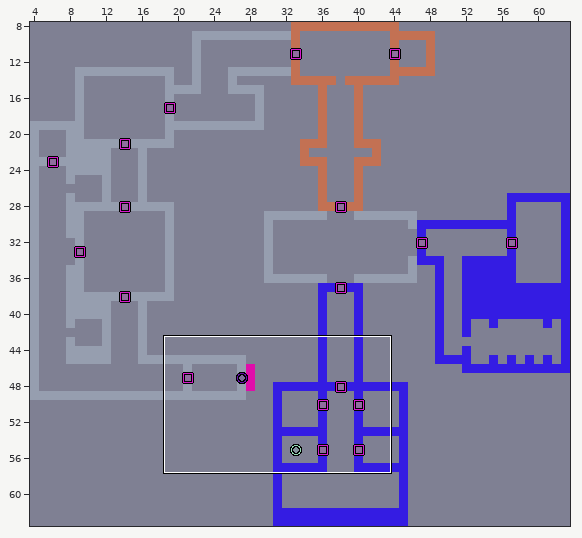
LDtk project: assets/levels/levels.ldtk. Above, an overview of the earlier version with the close-up marked.
Close-up. Earlier state:
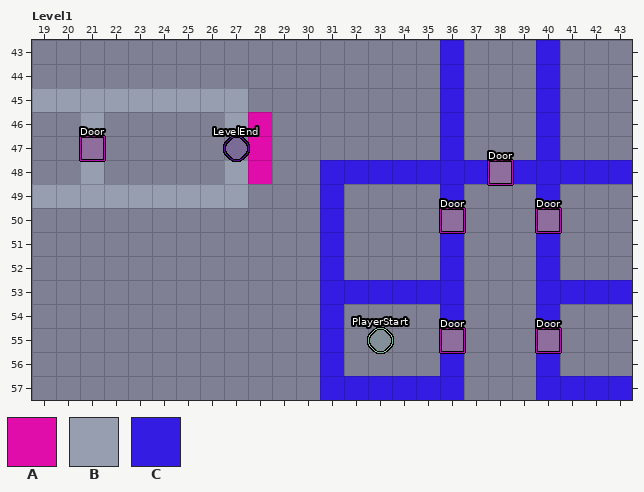
Cells are 16x16 px. Shown: Level1 x 19..43, y 43..57. The commit also changed other parts of the map, which this record leaves out.
Key: from "OneGrid": A 1 "Elevator", B 2 "Stone", C 12 "Blue".
_ is an empty cell.
Objects are placed by their top-left corner, in cells (3,4 is the top-left corner of cell 3,4); size is 1x1 cell unless given.
Layer "OneGrid" before, first column x 19:
43 _________________C___C___
44 _________________C___C___
45 BBBBBBBBB________C___C___
46 __B_____BA_______C___C___
47 _________A_______C___C___
48 __B_____BA__CCCCCCC_CCCCC
49 BBBBBBBBB___C____C___C___
50 ____________C____________
51 ____________C____C___C___
52 ____________C____C___C___
53 ____________CCCCCC___CCCC
54 ____________C____C___C___
55 ____________C____________
56 ____________C____C___C___
57 ____________CCCCCC___CCCC
Objects on layer "Entities" before:
"Door" rectangle at 36,55
"Door" rectangle at 40,55
"Door" rectangle at 40,50
"Door" rectangle at 36,50
"Door" rectangle at 38,48
"Door" rectangle at 21,47
"PlayerStart" ellipse at 33,55
"LevelEnd" ellipse at 27,47
After the commit:
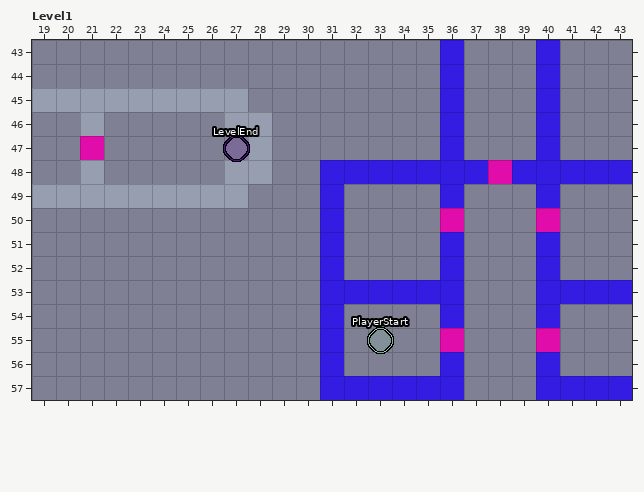
Author's note on the commit: Level : door is a wall type, not an entity type
Diff:
Layer "OneGrid":
Tile A now appears in row 47 at x 21; in row 48 at x 38; in row 50 at x 36 and 40; in row 55 at x 36 and 40.
The author changed tile A to tile B in rows 46 to 48 at x 28.
Layer "Entities":
Object "Door" rectangle at 36,55 is removed.
Object "Door" rectangle at 40,55 is removed.
Object "Door" rectangle at 40,50 is removed.
Object "Door" rectangle at 36,50 is removed.
Object "Door" rectangle at 38,48 is removed.
Object "Door" rectangle at 21,47 is removed.
